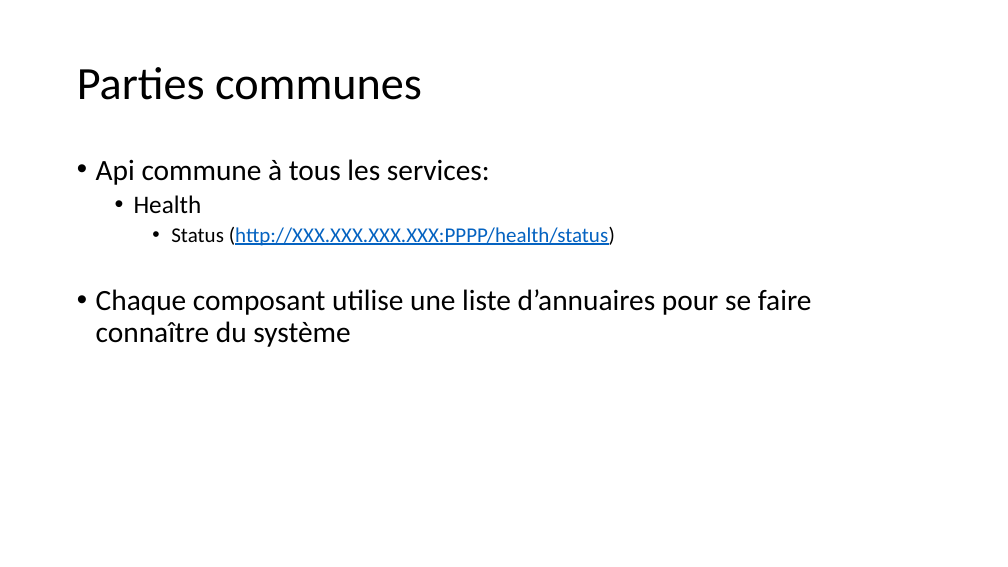
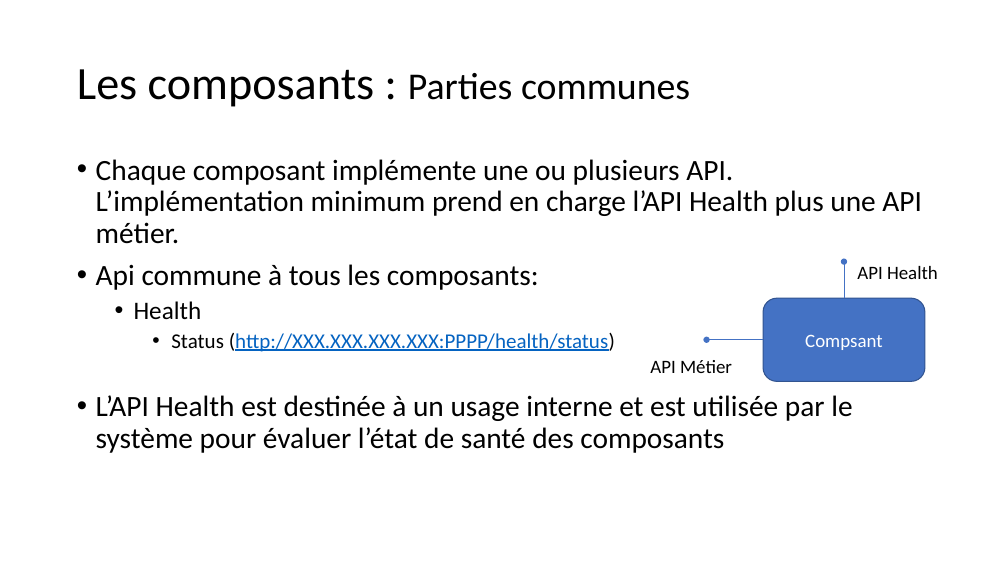
Before and after one commit to apulcino/MSAFO, a slide deck: slide 3 of maquette.pptx. Drawn at 1008x567 pixels with LibreOffice and Linux fonts; fonts in the diff are those of the drawing. Boxes give left, top, right and bottom in pixels: in the first picture for what was removed or moved away, otherwise in the second. Text is boxed around its words. In the diff, an @@ line names an element or a change of style, - is before the commit and + after.

```diff
--- a/maquette.pptx
+++ b/maquette.pptx
@@ title at [77,69,690,107]: text changed; size 44 to 36 pt @@
-Parties communes
+Les composants : Parties communes
@@ text at [96,159,922,290]: text changed @@
-• Api commune à tous les services:
+• Chaque composant implémente une ou plusieurs API. L’implémentation minimum prend en charge l’API Health plus une API métier.
+• Api commune à tous les composants:
@@ group added at [650,262,938,381]: 2 arrows, 2 texts, 1 rounded rectangle @@
+Compsant
+API Health
+API Métier
@@ text at [96,395,852,453]: text changed @@
-• Chaque composant utilise une liste d’annuaires pour se faire connaître du système
+• L’API Health est destinée à un usage interne et est utilisée par le système pour évaluer l’état de santé des composants
```
Also in this commit, not shown: 8 other slides changed, 2 slides added, 3 other files.
